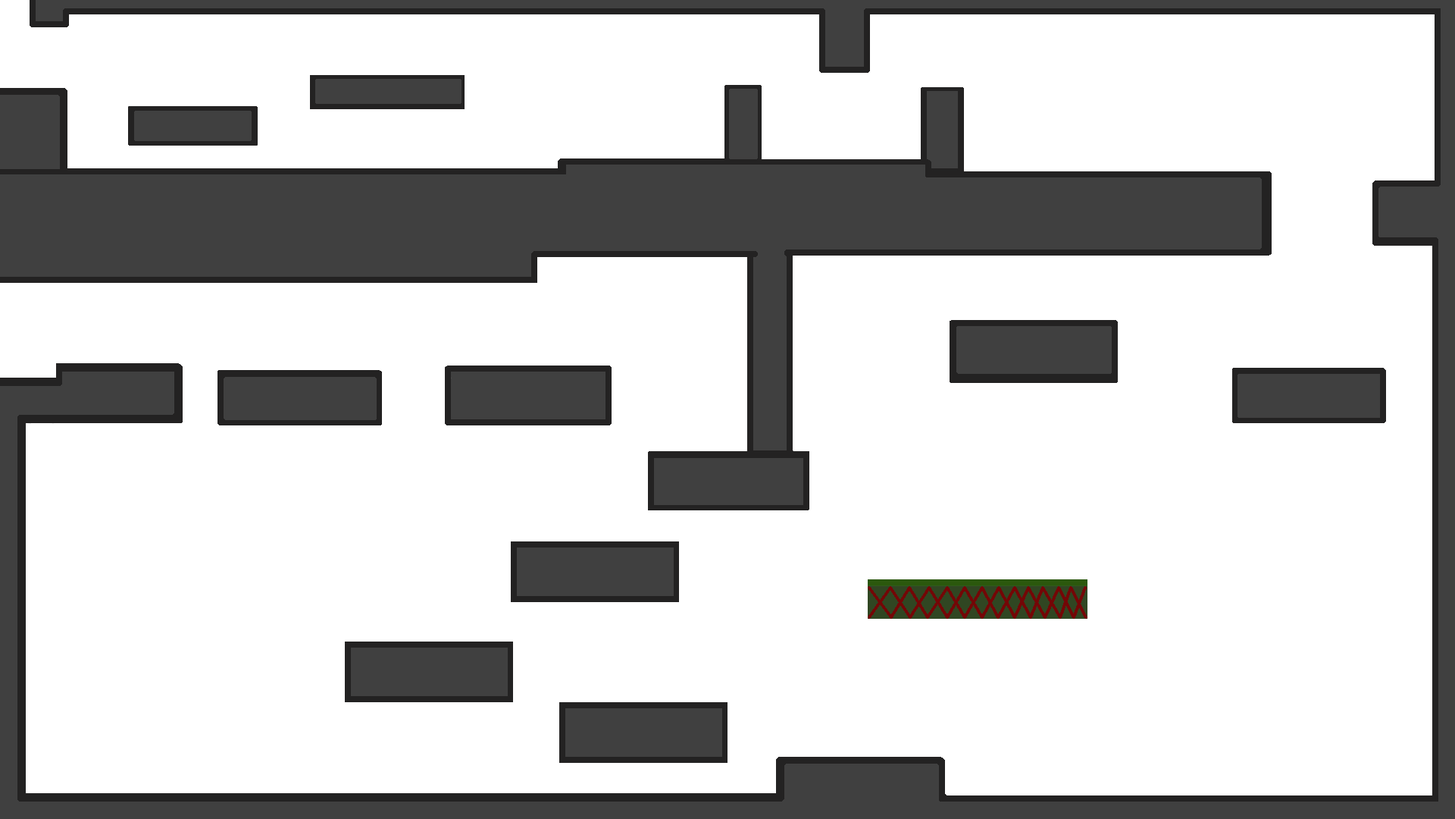
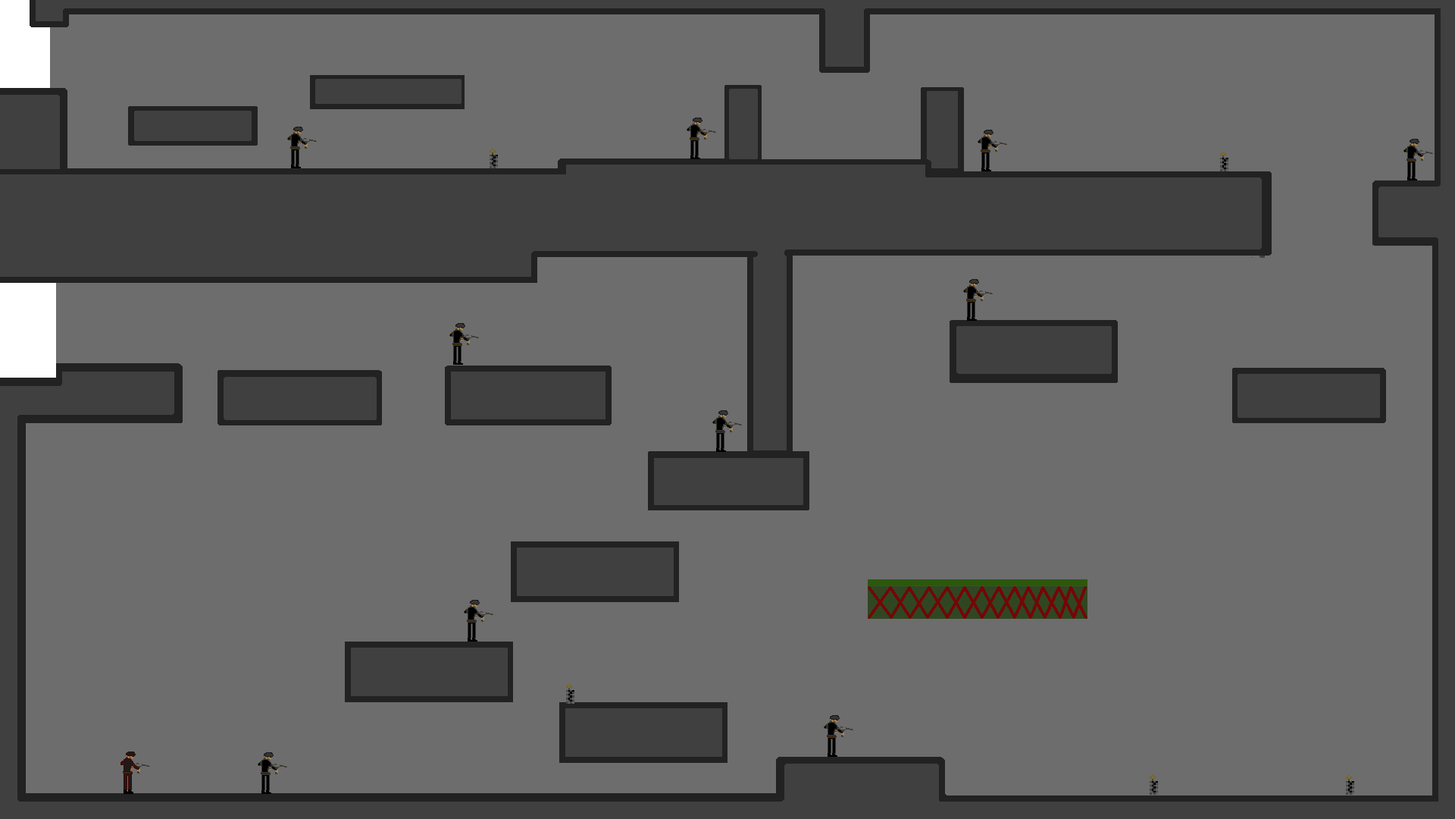
Comparing the layer stacks of the two 1455×819 images. Changes:
added layer "pres_boss" above "Calque 4" over [120, 751, 151, 794]
added layer "Calque 4" above "Calque 5" over [1346, 774, 1355, 795]
added layer "Calque 5" above "Calque 3" over [566, 683, 575, 704]
added layer "Calque 3" above "Calque 2" over [1149, 774, 1159, 795]
added layer "Calque 2" above "Calque 1" over [1220, 151, 1229, 172]
added layer "Calque 1" above "pres_bunker" over [489, 148, 498, 169]
added layer "pres_bunker" (1st of 10) above "pres_bunker" over [449, 322, 480, 365]
added layer "pres_bunker" (2nd of 10) above "pres_bunker" over [257, 751, 288, 794]
added layer "pres_bunker" (3rd of 10) above "pres_bunker" over [463, 598, 494, 642]
added layer "pres_bunker" (4th of 10) above "pres_bunker" over [712, 409, 743, 452]
added layer "pres_bunker" (5th of 10) above "pres_bunker" over [823, 714, 854, 757]
added layer "pres_bunker" (6th of 10) above "pres_bunker" over [963, 278, 993, 321]
added layer "pres_bunker" (7th of 10) above "pres_bunker" over [1403, 137, 1434, 181]
added layer "pres_bunker" (8th of 10) above "pres_bunker" over [977, 128, 1008, 172]
added layer "pres_bunker" (9th of 10) above "pres_bunker" over [686, 116, 717, 160]
added layer "pres_bunker" (10th of 10) above "plateforme_mouvante" over [287, 125, 317, 169]
showed "Bunker" over [25, 14, 1435, 796]
